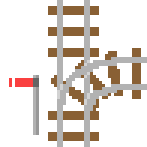
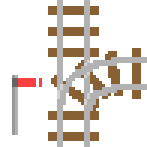
Revision of a layered 147×147 image; what changed, layer by layer:
painted on "Layer 0" over [9, 75, 42, 135]
